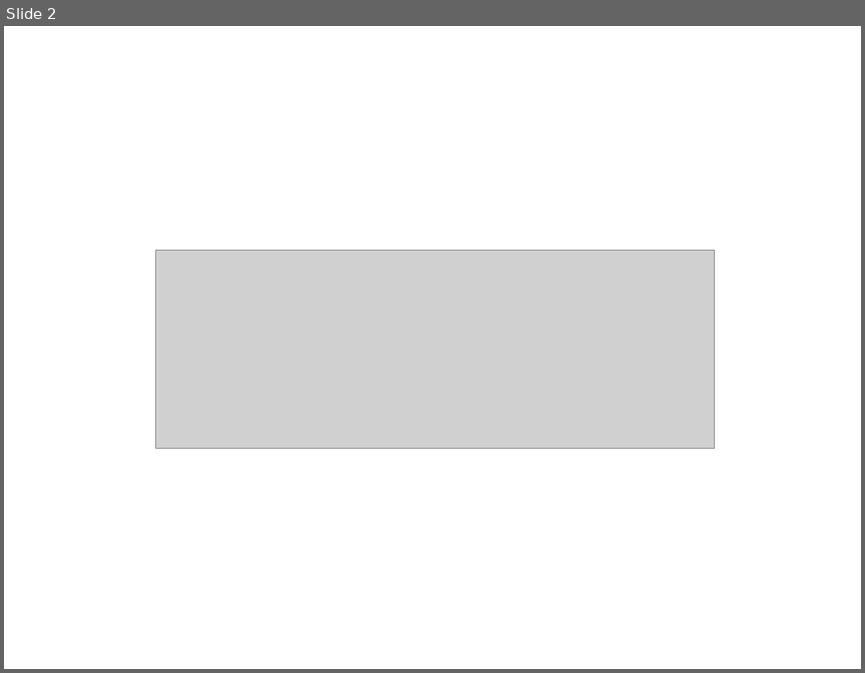
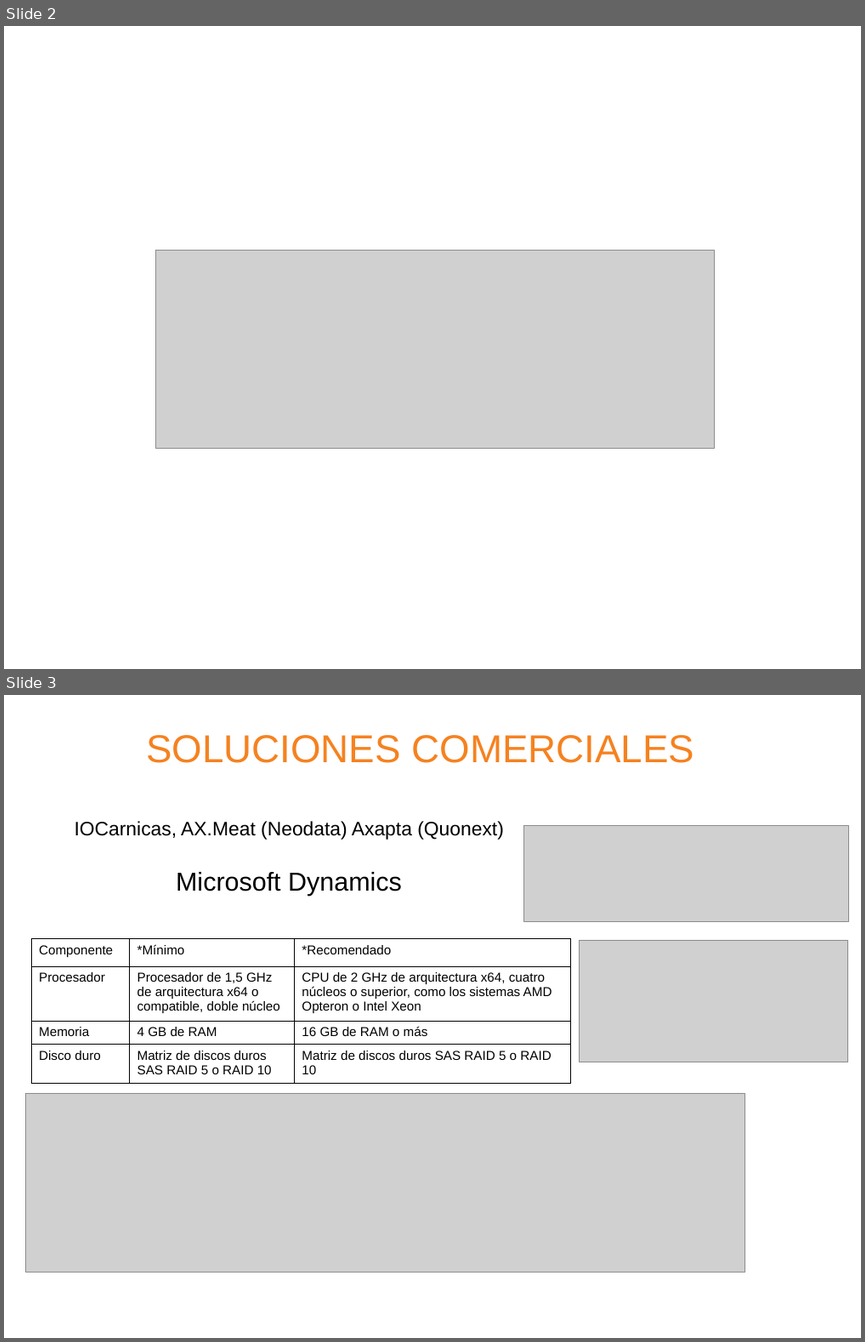
Before and after one commit to i52eszur/carneaerp, a slide deck: documentacion/presentacion/presentacion.odp. Shown one above the other, each under a label of ours: slide 2 before the commit, slides 2 and 3 after it. The pictures are 865x673 and 865x1342 pixels, drawn with LibreOffice and Linux fonts; fonts in the diff are those of the drawing; grey boxes stand for pictures; background and template pictures are left out. Boxes give left, top, right and bottom in pixels: in the first picture for what was removed or moved away, otherwise in the second. Text is boxed around its words. In the diff, an @@ line names an element or a change of style, - is before the commit and + after.

```diff
--- a/documentacion/presentacion/presentacion.odp
+++ b/documentacion/presentacion/presentacion.odp
@@ slide 3 added at [4,695,861,1338], background #FFFFFF @@
@@ text added at [146,735,695,763], 36 pt, text #F58220 @@
+SOLUCIONES COMERCIALES
@@ text added at [75,821,504,839], 18 pt, text #000000 @@
+IOCarnicas, AX.Meat (Neodata) Axapta (Quonext)
@@ picture added at [524,826,848,922] @@
@@ text added at [176,872,402,896], 24 pt, text #000000 @@
+Microsoft Dynamics
@@ table added at [31,938,570,1077], 4 rows, 3 columns @@
+Componente | *Mínimo | *Recomendado
+Procesador | Procesador de 1,5 GHz de arquitectura x64 o compatible, doble núcleo | CPU de 2 GHz de arquitectura x64, cuatro núcleos o superior, como los sistemas AMD Opteron o Intel Xeon
+Memoria | 4 GB de RAM | 16 GB de RAM o más
+Disco duro | Matriz de discos duros SAS RAID 5 o RAID 10 | Matriz de discos duros SAS RAID 5 o RAID 10
@@ picture added at [579,940,847,1062] @@
@@ picture added at [26,1093,745,1272] @@
```
Also in this commit, not shown: 1 slide changed, 13 other slides added, 3 slides removed, 5 other files.
